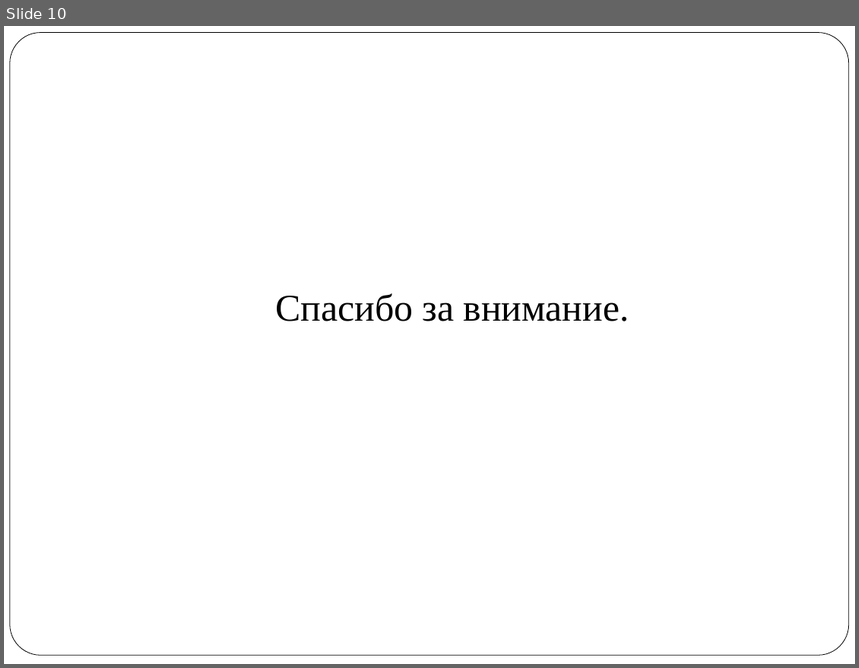
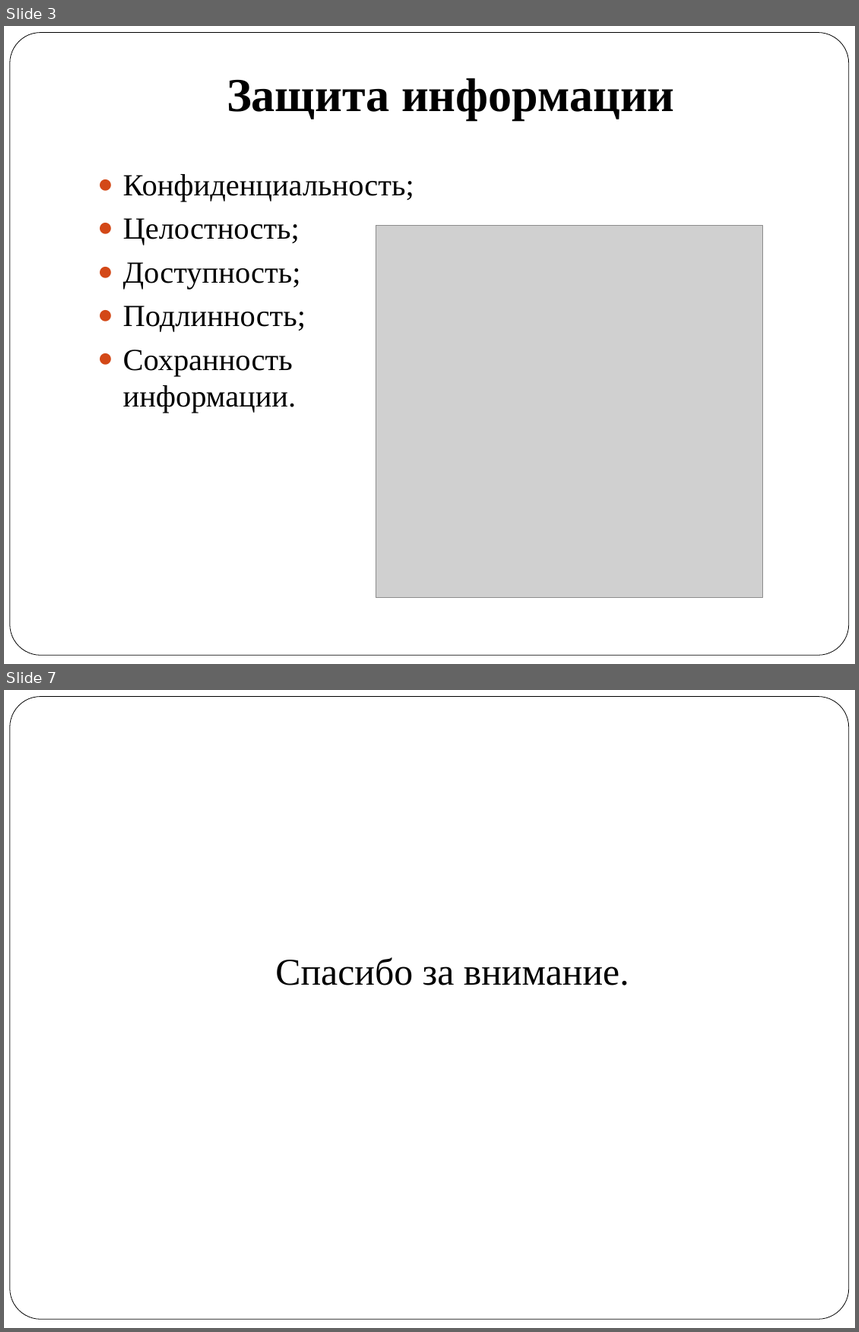
Before and after one commit to vlad324/diploma-rfe, a slide deck: diploma_radkevich.pptx. Shown one above the other, each under a label of ours: slide 10 before the commit, slides 3 and 7 after it; the slides between them are not shown. The pictures are 859x668 and 859x1332 pixels, drawn with LibreOffice and Linux fonts; fonts in the diff are those of the drawing; grey boxes stand for pictures. Boxes give left, top, right and bottom in pixels: in the first picture for what was removed or moved away, otherwise in the second. Text is boxed around its words. In the diff, an @@ line names an element or a change of style, - is before the commit and + after.

```diff
--- a/diploma_radkevich.pptx
+++ b/diploma_radkevich.pptx
@@ slide 3 added at (4,26,855,664), background #FFFFFF; not listed: 1 template element that a slide beside it also shows @@
@@ title added at (227,78,675,120), 40 pt, text #000000, bold @@
+Защита информации
@@ text added at (123,174,414,414), 26 pt, text #000000 @@
+● Конфиденциальность;
+● Целостность;
+● Доступность;
+● Подлинность;
+● Сохранность
+  информации.
@@ picture added at (376,225,763,598) @@
@@ what was slide 10 is now slide 7 @@
```
Also in this commit, not shown: 3 slides changed, 2 other slides added, 6 slides removed, 1 other file.
